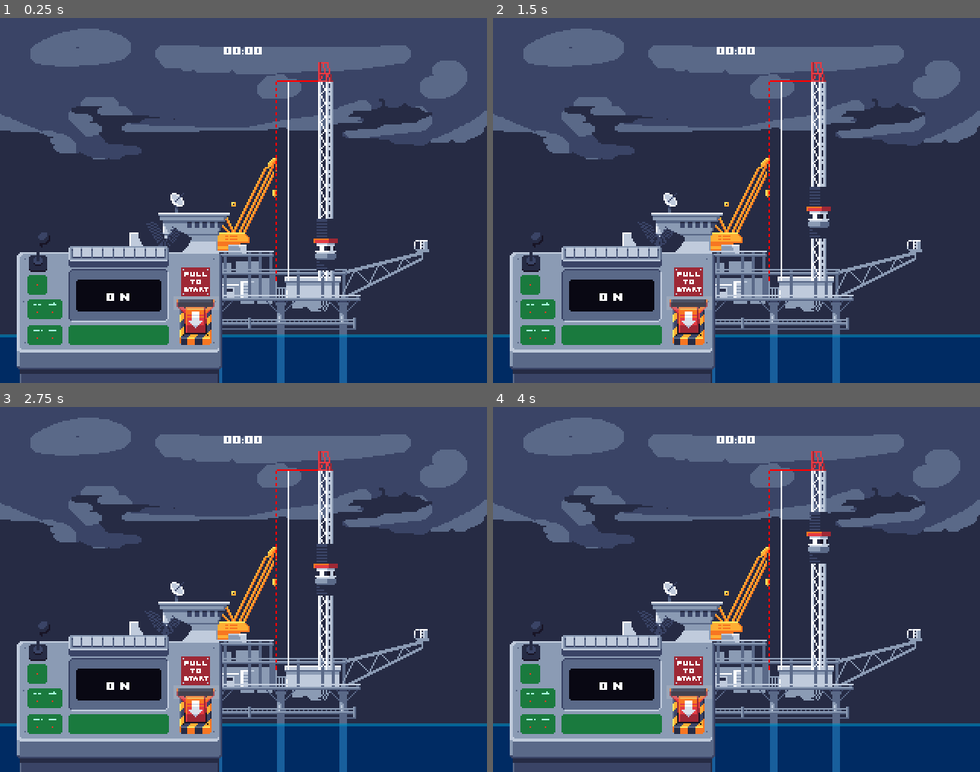
Above: before the commit, frames 1-4 (two rows, left to right).
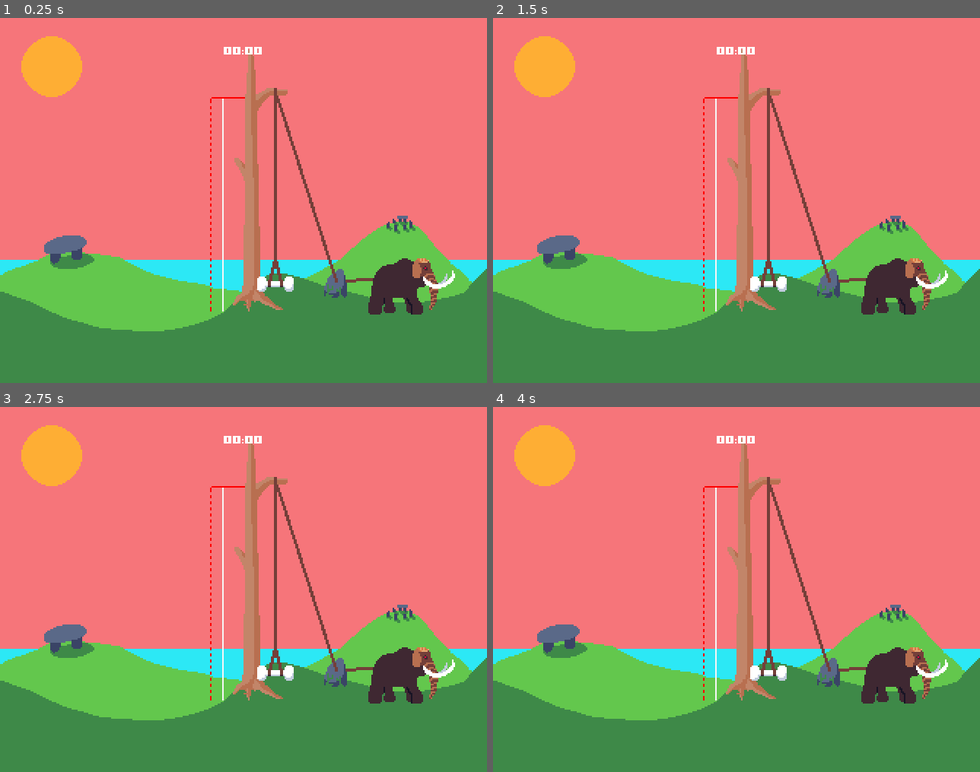
Above: after the commit, the same moments.

Repository: mattismoel/jam-project
Game: Godot game, scene res://scene/level/oil-rig/oil_rig_level.tscn
Same seed, same stepped clock (60 frames per second), same inputs: the game is played once before the commit and once after it. This scene is started directly instead of the project's main scene.
Inputs (mouse positions are in pixels of both pictures, inside the frame that each line leads up to):
- Up to frame 1 (0.25 s): no input
- Up to frame 2 (1.5 s): move the mouse to (843, 182) at 0.52 s; click (843, 182) at 0.6 s; move the mouse to (639, 218) at 1.27 s; click (639, 218) at 1.35 s
- Up to frame 3 (2.75 s): move the mouse to (292, 509) at 2.02 s; click (292, 509) at 2.1 s
- Up to frame 4 (4 s): move the mouse to (712, 662) at 2.77 s; click (712, 662) at 2.85 s; move the mouse to (882, 644) at 3.52 s; click (882, 644) at 3.6 s

The runs differ from the first frame. In frame 1, 100% of the frame differs, in the area x 0-100%, y 0-100%; in frame 2, 100%; in frame 3, 100%; in frame 4, 100%.

Commit message:
improve level management functionality

Diff:
--- a/project.godot
+++ b/project.godot
@@ -18,6 +18,7 @@
 [autoload]
 
 LevelManager="*res://scene/level_manager.tscn"
+SignalBus="*res://script/signal_bus.tscn"
 
 [display]
 
--- a/scene/control-room/console.gd
+++ b/scene/control-room/console.gd
@@ -1,35 +1,44 @@
 class_name Console
 extends Control
 
-signal lever_pulled
-
-@export var minigame: Minigame:
-  set(_v):
-    if _v == null:
-      return
-
-    minigame = _v
-
-    if !minigame.force_changed.is_connected(_on_force_changed):
-      minigame.force_changed.connect(_on_force_changed)
-
-
 @onready var _lever: Lever = %Lever
 @onready var _force_label: Label = %ForceLabel
+@onready var _level_label: Label = %LevelLabel
 
 
 func _ready() -> void:
-  if minigame:
-    minigame.force_changed.connect(_on_force_changed)
+  _lever.release.connect(_on_lever_released)
 
-  _lever.release.connect(_on_lever_released)
+  LevelManager.changed_level.connect(_on_level_changed)
+  SignalBus.force_changed.connect(_on_force_changed)
+  pass
 
 
 func _on_lever_released() -> void:
-  lever_pulled.emit()
+  SignalBus.lever_pulled.emit()
   pass
 
 
 func _on_force_changed(force: float) -> void:
-  _force_label.text = "%04d N" % force
+  _force_label.text = _format_force_text(force)
   pass
+
+
+func _on_level_changed(_level_idx: int) -> void:
+  print("change_level")
+  _force_label.text = _format_force_text(0.0)
+
+  var total_level_count: int = LevelManager.level_count()
+  var curr_level_count: int = LevelManager.current_level_count()
+
+  _level_label.text = _format_level_text(curr_level_count, total_level_count)
+  _lever.reset()
+  pass
+
+
+func _format_force_text(force: float) -> String:
+  return "%04d N" % force
+
+
+func _format_level_text(current_level_count: int, total_level_count: int) -> String:
+  return "%d of %d" % [current_level_count, total_level_count]
--- a/scene/control-room/console.tscn
+++ b/scene/control-room/console.tscn
@@ -46,6 +46,17 @@
 offset_top = 31.0
 offset_right = 95.0
 offset_bottom = 52.0
-text = "0 N"
+text = "NaN"
 horizontal_alignment = 1
 vertical_alignment = 1
+
+[node name="LevelLabel" type="Label" parent="."]
+unique_name_in_owner = true
+layout_mode = 0
+offset_left = 34.0
+offset_top = 61.0
+offset_right = 100.0
+offset_bottom = 74.0
+text = "NaN"
+horizontal_alignment = 1
+vertical_alignment = 1
--- a/scene/control-room/lever.gd
+++ b/scene/control-room/lever.gd
@@ -38,6 +38,13 @@
   _can_release_lever = false
 
 
+## Resets the lever to its zero position.
+func reset() -> void:
+  set_step(0)
+  _handle.value = 0.0
+  _can_release_lever = true
+
+
 ## Sets the frame of the lever to a given index.
 ##
 ## The index should be the same as the levers current step.
--- a/scene/game.tscn
+++ b/scene/game.tscn
@@ -1,8 +1,9 @@
-[gd_scene load_steps=4 format=3 uid="uid://kq7cjm6bju1d"]
+[gd_scene load_steps=5 format=3 uid="uid://kq7cjm6bju1d"]
 
 [ext_resource type="Script" path="res://scene/game.gd" id="1_kqyiu"]
 [ext_resource type="PackedScene" uid="uid://c0tovex827w18" path="res://scene/ui/pause_menu.tscn" id="1_txply"]
 [ext_resource type="PackedScene" uid="uid://y4sbdxsbeco5" path="res://scene/ui/settings_menu.tscn" id="3_q50i6"]
+[ext_resource type="PackedScene" uid="uid://b4gvapy7q4vb" path="res://scene/control-room/control_room.tscn" id="4_4mtdt"]
 
 [node name="Game" type="Node2D" node_paths=PackedStringArray("_pause_menu", "_settings")]
 process_mode = 3
@@ -17,3 +18,12 @@
 [node name="SettingsMenu" parent="." instance=ExtResource("3_q50i6")]
 layer = 10
 visible = false
+
+[node name="ControlRoom" type="CanvasLayer" parent="."]
+
+[node name="ControlRoom" parent="ControlRoom" instance=ExtResource("4_4mtdt")]
+
+[node name="RoomBG" parent="ControlRoom/ControlRoom" index="0"]
+visible = false
+
+[editable path="ControlRoom/ControlRoom"]
--- a/scene/level/level.gd
+++ b/scene/level/level.gd
@@ -3,21 +3,24 @@
 
 signal level_entered
 signal blueprint_continued
-signal blueprint_entered
 signal minigame_started
 signal minigame_ended
 signal tower_began
 signal tower_ended
 
-@export var _blueprint_scene: PackedScene
+# @export var _blueprint_scene: PackedScene
 @export var _minigame_scene: PackedScene
 @export var _tower: Tower
-@export var _console: Console
+
+@export var _blueprint: TutorialBlueprint
 
 
 func _ready() -> void:
-  _console.lever_pulled.connect(_on_lever_pull)
+  SignalBus.lever_pulled.connect(_on_lever_pull)
   level_entered.emit()
+
+  _blueprint.continue_pressed.connect(_on_blueprint_continue)
+
 
 
 func _on_lever_pull() -> void:
@@ -25,29 +28,21 @@
   pass
 
 
+
 func _load_blueprint() -> void:
-  var blueprint: TutorialBlueprint = _blueprint_scene.instantiate()
-  add_child(blueprint)
-
-  var level: LevelEntry = LevelManager.curr_level()
-
-  blueprint.set_blueprint_data(level.title, LevelManager.current_level_count())
-
-  blueprint_entered.emit()
-  blueprint.continue_pressed.connect(_on_blueprint_continue.bind(blueprint))
+  _blueprint.show()
 
 
 ## Handles logic for when the 'continue' button is pressed within a blueprint.
-func _on_blueprint_continue(blueprint: TutorialBlueprint) -> void:
+func _on_blueprint_continue() -> void:
   # Remove the completed blueprint node from the scene tree, as it is no
   # loger needed..
-  blueprint.queue_free()
+  _blueprint.hide()
   blueprint_continued.emit()
 
   # Create minigame instance, and add it to the scene tree.
   var minigame: Minigame = _minigame_scene.instantiate()
   add_child(minigame)
-  _console.minigame = minigame
 
   minigame_started.emit()
 
--- a/scene/level/oil-rig/oil_rig_level.gd
+++ b/scene/level/oil-rig/oil_rig_level.gd
@@ -37,8 +37,9 @@
 
 
 ## Handles logic for when the 'continue' button is pressed within a blueprint.
-func _on_blueprint_continue(blueprint: TutorialBlueprint) -> void:
-  blueprint.queue_free()
+func _on_blueprint_continue() -> void:
+  _blueprint.hide()
+  blueprint_continued.emit()
 
   _minigame.start()
   _fish_pump.allow_suction()
--- a/scene/level/oil-rig/oil_rig_level.tscn
+++ b/scene/level/oil-rig/oil_rig_level.tscn
@@ -7,13 +7,12 @@
 [ext_resource type="PackedScene" uid="uid://bqjvqdiebn7pk" path="res://scene/tutorial-blueprint/test_tutorial.tscn" id="3_r5pke"]
 [ext_resource type="PackedScene" uid="uid://dd2ewt7x3a12v" path="res://water/water_body.tscn" id="5_c1pe6"]
 [ext_resource type="Script" path="res://scene/level/oil-rig/oil_rig_minigame.gd" id="6_gxpuv"]
-[ext_resource type="PackedScene" uid="uid://b4gvapy7q4vb" path="res://scene/control-room/control_room.tscn" id="6_t52om"]
 [ext_resource type="PackedScene" uid="uid://cqwrpphawu7gb" path="res://scene/level/oil-rig/fish_area.tscn" id="7_3oafx"]
 [ext_resource type="Texture2D" uid="uid://cmwygm6csw2n" path="res://scene/level/oil-rig/asset/coral_reef.png" id="7_b27en"]
 [ext_resource type="PackedScene" uid="uid://dws6q4wcm8i0w" path="res://scene/level/oil-rig/fish_pump/fish_pump.tscn" id="7_q536g"]
 [ext_resource type="PackedScene" uid="uid://cldjxry6ysopy" path="res://scene/minigame/minigame_ui.tscn" id="9_3efgv"]
 
-[sub_resource type="Curve2D" id="Curve2D_72xet"]
+[sub_resource type="Curve2D" id="Curve2D_gpk0w"]
 _data = {
 "points": PackedVector2Array(5, 0, -5, 0, 0, 0, -5, 0, 5, 0, 12.8, 0, -5, 0, 5, 0, 25.6, 0, -5, 0, 5, 0, 38.4, 0, -5, 0 …(486 unchanged characters)…
 }
@@ -22,15 +21,14 @@
 [sub_resource type="RectangleShape2D" id="RectangleShape2D_047tw"]
 size = Vector2(320, 130)
 
-[node name="OilRigLevel" type="Node2D" node_paths=PackedStringArray("_fish_pump", "_camera", "_fish_area", "_minigame", "_tower", "_console")]
+[node name="OilRigLevel" type="Node2D" node_paths=PackedStringArray("_fish_pump", "_camera", "_fish_area", "_minigame", "_tower", "_blueprint")]
 script = ExtResource("1_mnn4l")
 _fish_pump = NodePath("Minigame/FishPump")
 _camera = NodePath("Camera2D")
 _fish_area = NodePath("Minigame/FishArea")
 _minigame = NodePath("Minigame")
-_blueprint_scene = ExtResource("3_r5pke")
 _tower = NodePath("Environment/OilRigTower")
-_console = NodePath("UI/ControlRoom/Console")
+_blueprint = NodePath("TestTutorial")
 
 [node name="Management" type="Node2D" parent="."]
 
@@ -112,15 +110,7 @@
 
 [node name="MinigameUI" parent="Minigame" instance=ExtResource("9_3efgv")]
 
-[node name="UI" type="CanvasLayer" parent="."]
-
-[node name="ControlRoom" parent="UI" instance=ExtResource("6_t52om")]
-
-[node name="RoomBG" parent="UI/ControlRoom" index="0"]
+[node name="TestTutorial" parent="." instance=ExtResource("3_r5pke")]
 visible = false
 
-[node name="Console" parent="UI/ControlRoom" index="1" node_paths=PackedStringArray("minigame")]
-minigame = NodePath("../../../Minigame")
-
 [editable path="Environment/WaterBody"]
-[editable path="UI/ControlRoom"]
--- a/scene/level/stone-age-level/stone_age_level.tscn
+++ b/scene/level/stone-age-level/stone_age_level.tscn
@@ -1,25 +1,23 @@
-[gd_scene load_steps=10 format=3 uid="uid://d0d6r4ok253ej"]
+[gd_scene load_steps=9 format=3 uid="uid://d0d6r4ok253ej"]
 
 [ext_resource type="Texture2D" uid="uid://bjydeelcjm5ek" path="res://scene/level/stone-age-level/asset/background.png" id="1_201v5"]
 [ext_resource type="Script" path="res://scene/level/level.gd" id="1_g1t6x"]
 [ext_resource type="Script" path="res://script/score_manager.gd" id="2_74tog"]
 [ext_resource type="Script" path="res://script/tower_stat.gd" id="2_al3v5"]
 [ext_resource type="PackedScene" uid="uid://dyquehg06r5tj" path="res://scene/level/stone-age-level/stone_age_tower.tscn" id="3_d8m5n"]
-[ext_resource type="PackedScene" uid="uid://bga4am3fmln5e" path="res://scene/tutorial-blueprint/tutorial.tscn" id="3_vgd1y"]
 [ext_resource type="PackedScene" uid="uid://bg3k3jej6jlfx" path="res://scene/level/stone-age-level/minigame/stone_age_minigame.tscn" id="4_l611u"]
-[ext_resource type="PackedScene" uid="uid://b4gvapy7q4vb" path="res://scene/control-room/control_room.tscn" id="7_vbjw0"]
+[ext_resource type="PackedScene" uid="uid://bqjvqdiebn7pk" path="res://scene/tutorial-blueprint/test_tutorial.tscn" id="8_xk83c"]
 
 [sub_resource type="Resource" id="Resource_ae11u"]
 script = ExtResource("2_al3v5")
 height = 140
 desired_height = 140
 
-[node name="StoneageLevel" type="Node2D" node_paths=PackedStringArray("_tower", "_console")]
+[node name="StoneageLevel" type="Node2D" node_paths=PackedStringArray("_tower", "_blueprint")]
 script = ExtResource("1_g1t6x")
-_blueprint_scene = ExtResource("3_vgd1y")
 _minigame_scene = ExtResource("4_l611u")
 _tower = NodePath("Stoneage Tower")
-_console = NodePath("ControlRoom/Console")
+_blueprint = NodePath("TestTutorial")
 
 [node name="Background" type="Sprite2D" parent="."]
 texture = ExtResource("1_201v5")
@@ -36,10 +34,5 @@
 wait_after_finished = 0.5
 tower_stat = SubResource("Resource_ae11u")
 
-[node name="ControlRoom" parent="." instance=ExtResource("7_vbjw0")]
-z_index = 10
-
-[node name="RoomBG" parent="ControlRoom" index="0"]
+[node name="TestTutorial" parent="." instance=ExtResource("8_xk83c")]
 visible = false
-
-[editable path="ControlRoom"]
--- a/scene/level/test-level/test_level.tscn
+++ b/scene/level/test-level/test_level.tscn
@@ -6,14 +6,12 @@
 [ext_resource type="PackedScene" uid="uid://bqjvqdiebn7pk" path="res://scene/tutorial-blueprint/test_tutorial.tscn" id="2_306l3"]
 [ext_resource type="PackedScene" uid="uid://dhfup8p5rsx5h" path="res://scene/level/test-level/test_minigame.tscn" id="3_3x0y1"]
 [ext_resource type="Script" path="res://script/score_manager.gd" id="3_6lw1i"]
-[ext_resource type="PackedScene" uid="uid://b4gvapy7q4vb" path="res://scene/control-room/control_room.tscn" id="5_ii70k"]
 
-[node name="TestLevel" type="Node2D" node_paths=PackedStringArray("_tower", "_console")]
+[node name="TestLevel" type="Node2D" node_paths=PackedStringArray("_tower", "_blueprint")]
 script = ExtResource("1_yhrht")
-_blueprint_scene = ExtResource("2_306l3")
 _minigame_scene = ExtResource("3_3x0y1")
 _tower = NodePath("TestTower")
-_console = NodePath("UI/ControlRoom/Console")
+_blueprint = NodePath("TestTutorial")
 
 [node name="Background" type="Sprite2D" parent="."]
 position = Vector2(0, -72)
@@ -27,12 +25,5 @@
 [node name="TestTower" parent="." instance=ExtResource("1_f7t71")]
 position = Vector2(228, 156)
 
-[node name="UI" type="CanvasLayer" parent="."]
-
-[node name="ControlRoom" parent="UI" instance=ExtResource("5_ii70k")]
-
-[node name="RoomBG" parent="UI/ControlRoom" index="0"]
+[node name="TestTutorial" parent="." instance=ExtResource("2_306l3")]
 visible = false
-
-[editable path="UI/ControlRoom"]
-[editable path="UI/ControlRoom/Console"]
--- a/scene/level_manager.tscn
+++ b/scene/level_manager.tscn
@@ -25,4 +25,3 @@
 script = ExtResource("1_ctx24")
 _levels = Array[ExtResource("2_tl2c7")]([SubResource("Resource_0lwy0"), SubResource("Resource_d31kb"), SubResource("Resource_86ded")])
 _first_level_idx_overwrite = 1
-_auto_load_first_level = false
--- a/scene/minigame/minigame.gd
+++ b/scene/minigame/minigame.gd
@@ -1,7 +1,6 @@
 class_name Minigame
 extends Node
 
-signal force_changed(force: float)
 signal finished(force: float)
 signal started
 
@@ -14,7 +13,7 @@
 var force_buildup: float = 0.0:
   set(_v):
     force_buildup = _v
-    force_changed.emit(force_buildup)
+    SignalBus.force_changed.emit(force_buildup)
 
 
 func _ready() -> void:
@@ -27,12 +26,11 @@
     start()
 
 
-func _process(delta: float) -> void:
+func _process(_delta: float) -> void:
   _minigame_ui.set_time_left(_game_timer.time_left)
 
 
 func start() -> void:
-  print("start_minigame")
   _game_timer.start()
   started.emit()
 
--- a/scene/tutorial-blueprint/tutorial_blueprint.gd
+++ b/scene/tutorial-blueprint/tutorial_blueprint.gd
@@ -12,11 +12,17 @@
 
 func _ready() -> void:
   _continue_button.pressed.connect(_on_continue)
+
+  _set_blueprint_data(
+    LevelManager.curr_level().title,
+    LevelManager.current_level_count()
+  )
+
   pass
 
 
 ## TODO: Implement.
-func set_blueprint_data(title: String, level_count: int) -> void:
+func _set_blueprint_data(title: String, level_count: int) -> void:
   _title_label.text = title
   _level_count_label.text = "%d/%d" % [level_count, LevelManager.level_count()]
 
--- a/script/level_manager.gd
+++ b/script/level_manager.gd
@@ -19,18 +19,20 @@
 
     _first_level_idx_overwrite = _v
 
+
 ## Whether or not the first level should be loaded automatically.
 @export var _auto_load_first_level: bool = true
 
 
 ## The current level index.
-var _curr_level_idx: int = _first_level_idx_overwrite if _first_level_idx_overwrite >= 0 else 0
+@onready var _curr_level_idx: int = _first_level_idx_overwrite if _first_level_idx_overwrite >= 0 else 0
 
 
 func _ready() -> void:
   if Engine.is_editor_hint() || !_auto_load_first_level:
     return
 
+  print("curr level idx: ", _curr_level_idx)
   _change_level(_curr_level_idx)
   pass
 
--- /dev/null
+++ b/script/signal_bus.gd
@@ -0,0 +1,4 @@
+extends Node
+
+signal force_changed(force: float)
+signal lever_pulled
--- /dev/null
+++ b/script/signal_bus.tscn
@@ -0,0 +1,6 @@
+[gd_scene load_steps=2 format=3 uid="uid://g2a4ec7pj5v0"]
+
+[ext_resource type="Script" path="res://script/signal_bus.gd" id="1_adk3p"]
+
+[node name="SignalBus" type="Node"]
+script = ExtResource("1_adk3p")
Not shown: 2 places in scene/level/oil-rig/oil_rig_level.tscn that only renumber resources
Not shown: 1 places in scene/level/test-level/test_level.tscn that only renumber resources
